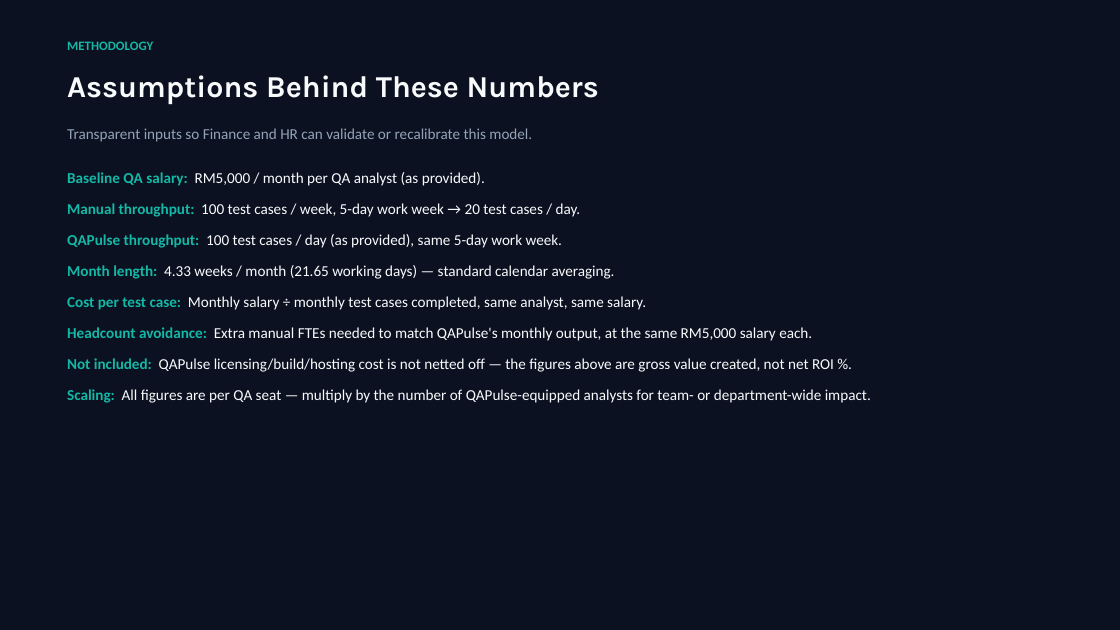
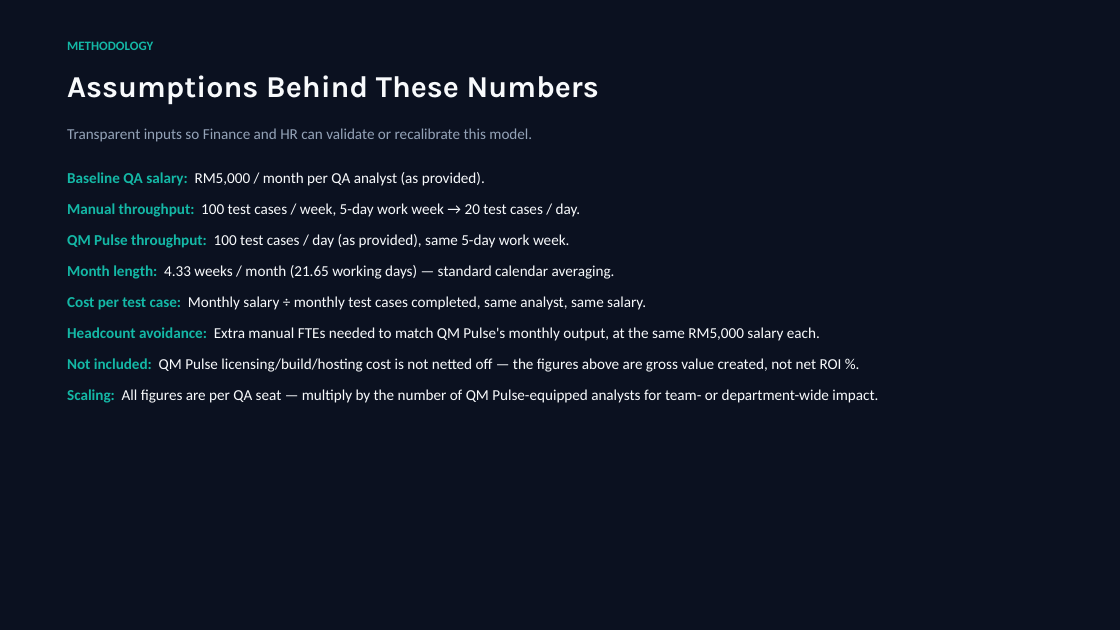
Before and after one commit to syamilsamat/QAPulse, a slide deck: slide 8 of QM_Pulse_ROI_Presentation.pptx. Drawn at 1120x630 pixels with LibreOffice and Linux fonts; fonts in the diff are those of the drawing. Boxes give left, top, right and bottom in pixels: in the first picture for what was removed or moved away, otherwise in the second. Text is boxed around its words. In the diff, an @@ line names an element or a change of style, - is before the commit and + after.

```diff
--- a/QM_Pulse_ROI_Presentation.pptx
+++ b/QM_Pulse_ROI_Presentation.pptx
@@ text at box(67, 234, 569, 248): text changed @@
-QAPulse throughput: 100 test cases / day (as provided), same 5-day work week.
+QM Pulse throughput: 100 test cases / day (as provided), same 5-day work week.
@@ text at box(67, 327, 878, 403): text changed @@
-Headcount avoidance: Extra manual FTEs needed to match QAPulse's monthly output, at the same RM5,000 salary each.
-Not included: QAPulse licensing/build/hosting cost is not netted off — the figures above are gross value created, not net ROI %.
-Scaling: All figures are per QA seat — multiply by the number of QAPulse-equipped analysts for team- or department-wide impact.
+Headcount avoidance: Extra manual FTEs needed to match QM Pulse's monthly output, at the same RM5,000 salary each.
+Not included: QM Pulse licensing/build/hosting cost is not netted off — the figures above are gross value created, not net ROI %.
+Scaling: All figures are per QA seat — multiply by the number of QM Pulse-equipped analysts for team- or department-wide impact.
```
Also in this commit, not shown: 8 other slides changed, 7 other files.
